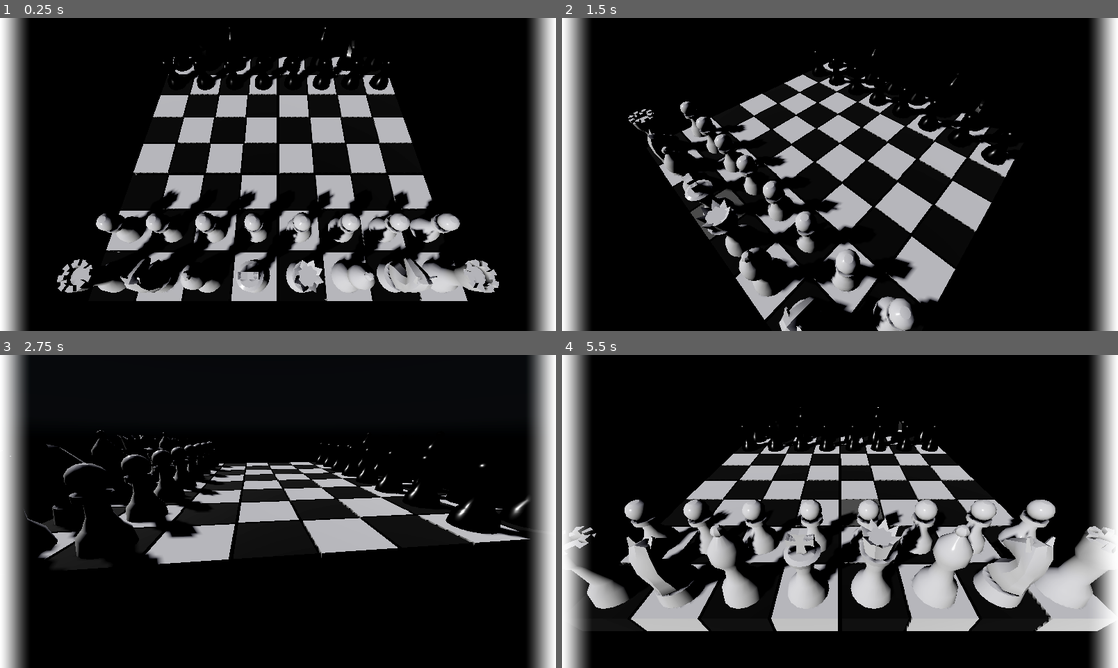
Above: before the commit, frames 1-4 (two rows, left to right).
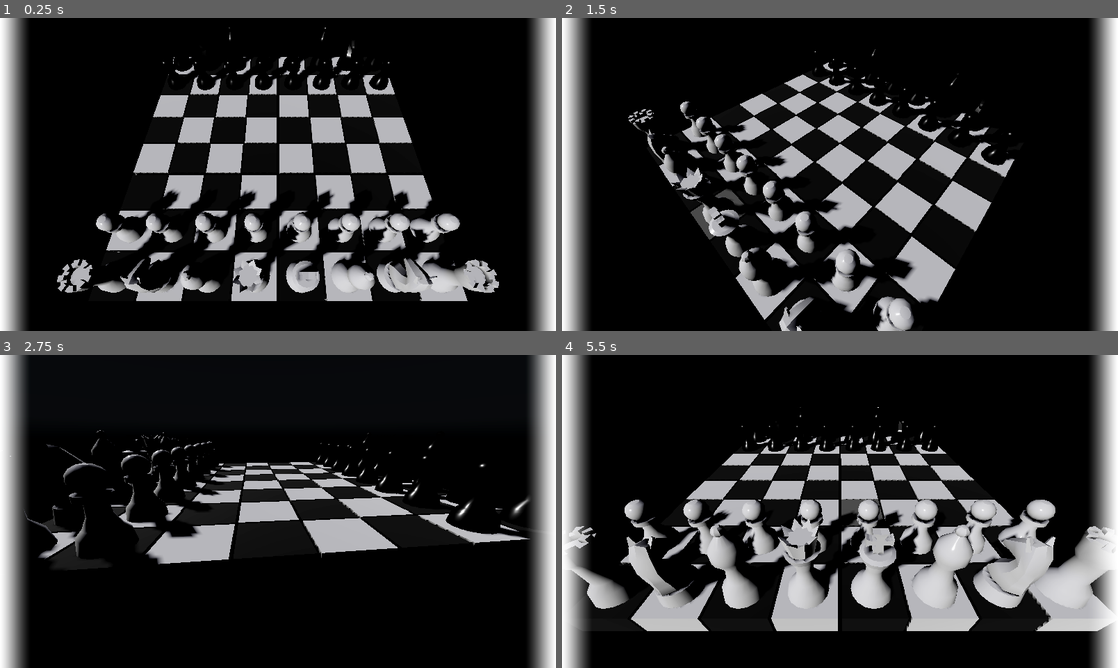
Above: after the commit, the same moments.

Repository: AlterWalrus/godot-chess-3D
Game: Godot game, scene res://scenes/main.tscn
The game is run twice, just before and just after one commit, with the same random seed, the same clock (stepped at 60 frames per second) and the same inputs. A sky picture missing from this copy of the repository is replaced by a grey-blue gradient.
Inputs (mouse positions are in pixels of both pictures, inside the frame that each line leads up to):
- Up to frame 1 (0.25 s): no input
- Up to frame 2 (1.5 s): tap Enter at 0.5 s; move the mouse to (962, 158) at 0.52 s; press the mouse at (962, 158) at 0.53 s; hold D (right) 0.53-1.28 s; move the mouse to (728, 190) at 1.27 s; release the mouse at (728, 190) at 1.28 s; hold S (down) from 1.28 s (still down); tap Middle mouse button (move) at 1.35 s
- Up to frame 3 (2.75 s): move the mouse to (333, 442) at 2.02 s; release S (down) at 2.03 s; press the mouse at (333, 442) at 2.03 s; hold D (right) from 2.03 s (still down)
- Up to frame 4 (5.5 s): move the mouse to (812, 574) at 2.77 s; release D (right) at 2.78 s; release the mouse at (812, 574) at 2.78 s; hold W (up) 2.78-3.53 s; tap Middle mouse button (move) at 2.85, 4.35 s; move the mouse to (1006, 558) at 3.52 s; press the mouse at (1006, 558) at 3.53 s; hold A (left) 3.53-5.03 s; move the mouse to (673, 464) at 4.27 s; release the mouse at (673, 464) at 4.28 s; move the mouse to (867, 511) at 5.02 s; press the mouse at (867, 511) at 5.03 s; hold S (down) from 5.03 s (still down)

The runs differ from the first frame. In frame 1, 0.7% of the frame differs, in the area x 41-63%, y 12-88%; in frame 2, 0.8%; in frame 3, less than 0.1%; in frame 4, 1.2%, in the area x 38-65%, y 25-82%.

Commit message:
fix queen and king models
i don't play chess ffs

Diff:
--- a/scripts/pieces/king.gd
+++ b/scripts/pieces/king.gd
@@ -4,7 +4,7 @@
 signal died
 
 func _init() -> void:
-	mesh = load("res://models/king.obj")
+	mesh = load("res://models/queen.obj")
 
 func move(from: Vector2, to: Vector2, _board_matrix: Array) -> bool:
 	var dx = abs(to.x - from.x)
--- a/scripts/pieces/queen.gd
+++ b/scripts/pieces/queen.gd
@@ -2,7 +2,7 @@
 extends Piece
 
 func _init() -> void:
-	mesh = load("res://models/queen.obj")
+	mesh = load("res://models/king.obj")
 
 
 func move(from: Vector2, to: Vector2, board_matrix) -> bool:
